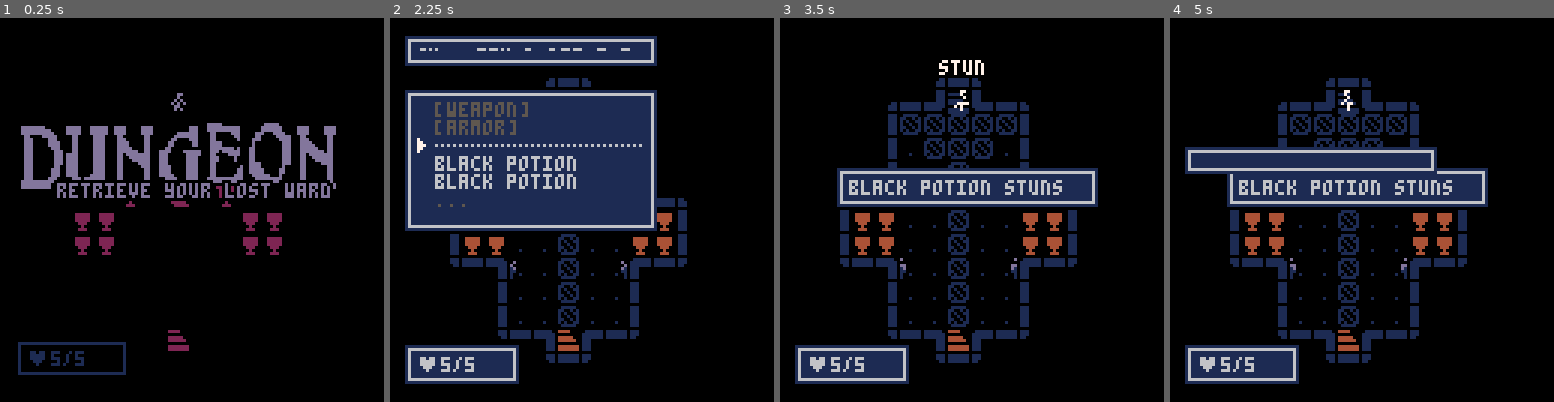
Above: before the commit, frames 1-4 (left to right).
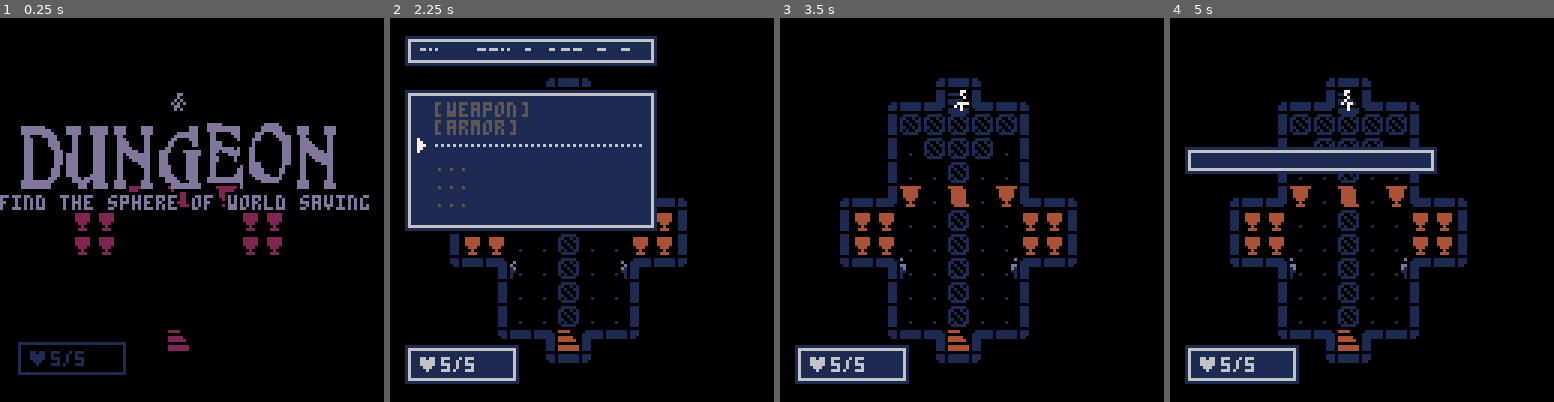
Above: after the commit, the same moments.

Repository: Aeklad/pico8
Game: PICO-8 cartridge rogue.p8
The game is run twice, just before and just after one commit, with the same random seed, the same clock (stepped at 60 frames per second) and the same inputs.
Inputs:
- Up to frame 1 (0.25 s): no input
- Up to frame 2 (2.25 s): tap O (Z key) at 0.33, 0.7, 1.43, 2.22 s; tap X (X key) at 1.07, 2.07 s; hold Left from 1.97 s (still down)
- Up to frame 3 (3.5 s): release Left at 2.37 s; tap X (X key) every 0.33 s from 2.4 to 3.4 s; hold Down 2.42-2.82 s; hold Right from 2.87 s (still down); tap O (Z key) at 3.1 s
- Up to frame 4 (5 s): release Right at 3.53 s; hold Up 3.58-4.08 s; tap X (X key) every 0.33 s from 3.73 to 4.73 s; tap O (Z key) at 3.98, 4.87 s; hold Right 4.13-4.53 s; hold Down from 4.58 s (still down)

The runs differ from the first frame. In frame 1, 2.9% of the frame differs, in the area x 0-97%, y 42-50%; in frame 2, 1.3%; in frame 3, 6.4%, in the area x 14-83%, y 10-50%; in frame 4, 5.4%.

Commit message:
more tweaks

Diff:
--- a/rogue.p8
+++ b/rogue.p8
@@ -15,15 +15,15 @@
  itm_minf=explodeval("1,2,3,4,5,6,1,2,3,4,5,6,1,1,1,1,1,1,1,2,3,4")
  itm_maxf=explodeval("3,4,5,6,7,8,3,4,5,6,7,8,8,8,8,8,8,8,4,6,7,8")
  itm_desc=explode(",,,,,,,,,,,, heals, heals a lot, increases hp, stuns, is cursed, is blessed,,,,")
- mob_name=explode("player,slime,giant bat,skeleton,goblin,hydra,troll,cyclops,zorn")
+ mob_name=explode("player,slime    ,giant bat,skeleton ,goblin   ,hydra    ,troll    ,cyclops   ,zorn     ")
  mob_ani=explodeval("240,192,196,200,204,208,212,216,220")
  mob_hp=explodeval("5,1,2,3,3,4,5,14,8")
  mob_los=explodeval("4,4,4,4,4,4,4,4,4")
  mob_atk=explodeval("1,1,2,1,2,3,3,5,5")
  mob_minf=explodeval("1,1,2,3,4,5,6,7,8")
- mob_maxf=explodeval("8,8,8,8,8,8,8,8,8")
+ mob_maxf=explodeval("3,5,6,7,8,8,8,8,8")
  mob_spec=explode(",,,divdes,steals food,stun,ghost,slow,sleep")
- mob_loot=explodeval("13,14,15,16,17,18,19,20,21,22")
+ mob_loot=explodeval("0,0,0,0,0,0,1,2,3,4,5,6,7,8,9,10,11,12,13,14")
  crv_sig=explodeval("255,214,124,179,233")
  crv_msk=explodeval("0,9,3,12,6")
  free_sig=explodeval("0,0,0,0,16,64,32,128,161,104,84,146")
@@ -64,22 +64,18 @@
  tani=0
  fadeperc=1
  buttbuff=-1
-
  logo_t=240
  logo_y=35
  skipai=false
  win=false
- winfloor=9
+ winfloor=1
  mob={}
  dmob={}
  p_mob=addmob(1,1,1)
-
  p_t=0
  inv,eqp={},{}
  makeipool()
  foodnames()
- takeitem(16)
- takeitem(16)
  wind={}
  float={}
  talkwind = nil
@@ -315,7 +311,7 @@
   palt(0,false)
   spr(144,7,logo_y,14,3)
   palt()
-  oprint8("retrieve your lost ward",19,logo_y+20,7,0)
+  oprint8("find the sphere of world saving",0,logo_y+24,7,0)
  end
 end
 
@@ -327,22 +323,13 @@
   end
   draw_spr(get_frame(m.ani),m.x*8+m.ox,m.y*8+m.oy,col,m.flp)
 end
---function draw_gover()
--- cls(2)
--- print("u dead",50,50,7)
---end
---
---function draw_win()
--- cls(2)
--- print("u win",50,50,7)
---end
 
 function draw_gover()
  cls()
  palt(12,true)
  spr(gover_spr,gover_x,30,gover_w,2)
  if not win then
-  print("killed by a "..st_killer,28,46,6)
+  print("killed by a "..st_killer,25,46,6)
  end
  palt()
  color(5)
@@ -581,7 +568,7 @@
   --stone tablet
   if floor==0 then
    sfx(54)
-   showtalk(explode(" welcom to gip!, please be careful, it's super dangerous, "))
+   showtalk(explode(" these depths hide, a great power..., beware adventurer, danger awaits "))
   end
  elseif tle==110 then
   win=true
@@ -657,9 +644,9 @@
    st_killer=atkm.name
   end
   add(dmob,defm)
-  defm.loot=flr(rnd()*13+(5+floor))
+  defm.loot=getrnd(mob_loot)+floor--flr(rnd()*13+(5+floor))
   if freeinvslot()>0 then
-   if defm.loot>12 and defm.loot<23 then
+   if defm.loot>12 then
     takeitem(defm.loot)
     if defm!=p_mob then
      showmsg("found! "..itm_name[defm.loot],60)
@@ -712,16 +699,18 @@
   return false
  elseif p_mob.hp<=0 then
   music(21)
-  gover_spr, gover_x, gover_w=80,28,0
+  gover_spr, gover_x, gover_w=80,28,8
   showgover()
   return false
  end
  return true
 end
+
 function showgover()
  wind,_upd,_drw={},update_gover,draw_gover
  fadeout(0.02)
 end
+
 function los(x1,y1,x2,y2)
  local frst,sx,sy,dx,dy=true
  if dist(x1,y1,x2,y2)== 1 then return true end
@@ -844,9 +833,11 @@
 function throw()
  local tx,ty=throwtile()
  local itm=inv[thrslt]
+ inv[thrslt]=nil
  sfx(52)
  if inbounds(tx,ty) then
   local mb=getmob(tx,ty)
+  local tle=mget(tx,ty)
   if mb then
    if itm_type[itm]=="fud" then
     eat(itm,mb)
@@ -854,10 +845,11 @@
     hitmob(nil,mb,itm_stat1[itm])
     sfx(58)
    end
+  elseif tle then
+   trig_bump(tle,tx,ty)
   end
  end
  mobbump(p_mob,thrdx,thrdy)
- inv[thrslt]=nil
  p_t=0
  _upd=update_pturn
 end
@@ -1413,7 +1405,6 @@
   placeflags()
   carvedoors()
 until #flaglib==1
- debug[1]=#flaglib
  carvescuts()
  startend()
  fillends()
@@ -1956,9 +1947,9 @@
 00000000000000000000000011111110111011101111111011111110111111101110000000001110000011101110111000000000111000000000000000000000
 00000000000000000000000011111110111011100111111001111100111111001110000000001110000011101110111000000000111000000000000080000008
 00000000000000000000000000000000000000000000000000000000000000000000000000000000000000000000000000000000000000000000000088000088
-d000000000000000000000d000000000011111001101111000000000100000001010010000000000000000100000000000000000000000000111111000000000
+d000000000000000000000d000000000011111001101111000000000100000001010010000000000000000100000000000000000110111100111111011011110
 000000000d0000000000000000000d00110010100000000010000000101000100001100010101010001000100100010000001000000000111666666111000000
-dd000000d000000000000dd0000000d0101001101110111010100000101010101010010000000000010000000000000001000000000001666666666616100000
+dd000000d000000000000dd0000000d0101001101110111010100000101010101010010000000000010000000000000001000000111101666666666616101110
 1d0000001d00000000000d1000000d10100100101001001010100010101010100000000001010100001101000010001000000000000016171717676666610000
 11000000110000000000011000000110110010101100101000101010101010100101001000000000001100000000011010110100000161767676767661661000
 10010000100100000001001000010010101001101010011000100000101010101000110010101010001010000100011000100000001617677777777761666100
@@ -2185,149 +2176,149 @@
 0000050500000303030103010307020005050505050505050505050505050505050505050505050505050505050505050505050505050505050505050505000000000000000004040000000000000000000000000000000000000000000000000000000000000000000000000000030000000000000000000000000000000000
 0000000000000000000000000000000000000000000000000000000000000000000000000000000000000000000000000000000000000000000000000000000000000000000000000000000000000000000000000000000000000000000000000000000000000000000000000000000000000000000000000000000000000000
 __map__
-0202020202020202020202010202020203030303030303030303030303030303030303030303030303030303030303030202020202020202020202020202020200000000000000000000000000000000000000000000000000000000000000000000000000000000000000000000000000000000000000000000000000000000
-02010201010201010101010101010e0203030303030303030303030303030303030303030303030303030303030303030202020202020202020202020202020200000000000000000000000000000000000000000000000000000000000000000000000000000000000000000000000000000000000000000000000000000000
-02010201010601020a0101010201010203030303030310111203030303030303030303030303030303030303030303030202020202020202020202020202020200000000000000000000000000000000000000000000000000000000000000000000000000000000000000000000000000000000000000000000000000000000
-02010201010101020101020d020d0202030303031011240f2311120303030303030303030303030303030303030303030202020202020202020202020202020200000000000000000000000000000000000000000000000000000000000000000000000000000000000000000000000000000000000000000000000000000000
-0101010101010102c00202010201010203030303204444444444220303030303030303030310111111111112030303030202020202020202020202020202020200000000000000000000000000000000000000000000000000000000000000000000000000000000000000000000000000000000000000000000000000000000
-0201010101010101020202020202060203030303200144444401220303030303030303030320040404040422030303030202020202020202020202020202020200000000000000000000000000000000000000000000000000000000000000000000000000000000000000000000000000000000000000000000000000000000
-020f010101010101010101010101c00203030303200101440101220303030303030303030320014d4e4f0122030303030202020202020202020202020202020200000000000000000000000000000000000000000000000000000000000000000000000000000000000000000000000000000000000000000000000000000000
-020202020d020d0202020202020d020203031011240801060108231112030303030303030320015d5e5f0122030303030202020202020202020202020202020200000000000000000000000000000000000000000000000000000000000000000000000000000000000000000000000000000000000000000000000000000000
-02c0010d01010101020101010101010203032007070101440101070722030303030303030320016d6e6f0122030303030202020202020202020202020202020200000000000000000000000000000000000000000000000000000000000000000000000000000000000000000000000000000000000000000000000000000000
-0201010201010101020107070701010203032007070101440101070722030303030303030320017d7e7f0122030303030202020202020202020202020202020200000000000000000000000000000000000000000000000000000000000000000000000000000000000000000000000000000000000000000000000000000000
-020c010201010601020801c0c00107020303303114400144014213313203030303030303033031140f133132030303030202020202020202020202020202020200000000000000000000000000000000000000000000000000000000000000000000000000000000000000000000000000000000000000000000000000000000
-0201010201010101020101c008c0070203030303200101440101220303030303030303030303033031320303030303030202020202020202020202020202020200000000000000000000000000000000000000000000000000000000000000000000000000000000000000000000000000000000000000000000000000000000
-0201010d010101010d0101080807080203030303200101440101220303030303030303030303030303030303030303030202020202020202020202020202020200000000000000000000000000000000000000000000000000000000000000000000000000000000000000000000000000000000000000000000000000000000
-02020202020202020202020202020202030303033031140e1331320303030303030303030303030303030303030303030202020202020202020202020202020200000000000000000000000000000000000000000000000000000000000000000000000000000000000000000000000000000000000000000000000000000000
-0202020202020202020202020202020203030303030330313203030303030303030303030303030303030303030303030202020202020202020202020202020200000000000000000000000000000000000000000000000000000000000000000000000000000000000000000000000000000000000000000000000000000000
-0202020202020202020202020202020203030303030303030303030303030303030303030303030303030303030303030202020202020202020202020202020200000000000000000000000000000000000000000000000000000000000000000000000000000000000000000000000000000000000000000000000000000000
-…(130 lines of a section not shown)…
+0202020202020202020202010202020203030303030303030303030303030303000000000000000000000000000000000202020202020202020202020202020200000000000000000000000000000000000000000000000000000000000000000000000000000000000000000000000000000000000000000000000000000000
+02010201010201010101010101010e0203030303030303030303030303030303000000000000000000000000000000000202020202020202020202020202020200000000000000000000000000000000000000000000000000000000000000000000000000000000000000000000000000000000000000000000000000000000
+02010201010601020a0101010201010203030303030310111203030303030303000000000010111111111112000000000202020202020202020202020202020200000000000000000000000000000000000000000000000000000000000000000000000000000000000000000000000000000000000000000000000000000000
+02010201010101020101020d020d0202030303031011240f2311120303030303000000000020044d4e4f0422000000000202020202020202020202020202020200000000000000000000000000000000000000000000000000000000000000000000000000000000000000000000000000000000000000000000000000000000
+0101010101010102c00202010201010203030303204444444444220303030303000000000020015d5e5f0122000000000202020202020202020202020202020200000000000000000000000000000000000000000000000000000000000000000000000000000000000000000000000000000000000000000000000000000000
+0201010101010101020202020202060203030303200144444401220303030303000000000020406d6e6f4222000000000202020202020202020202020202020200000000000000000000000000000000000000000000000000000000000000000000000000000000000000000000000000000000000000000000000000000000
+020f010101010101010101010101c00203030303200101440101220303030303000000000020014444440122000000000202020202020202020202020202020200000000000000000000000000000000000000000000000000000000000000000000000000000000000000000000000000000000000000000000000000000000
+020202020d020d0202020202020d020203031011240801060108231112030303000000000020404444444222000000000202020202020202020202020202020200000000000000000000000000000000000000000000000000000000000000000000000000000000000000000000000000000000000000000000000000000000
+02c0010d01010101020101010101010203032007070101440101070722030303000000000020014444440122000000000202020202020202020202020202020200000000000000000000000000000000000000000000000000000000000000000000000000000000000000000000000000000000000000000000000000000000
+0201010201010101020107070701010203032007070101440101070722030303000000000020404444444222000000000202020202020202020202020202020200000000000000000000000000000000000000000000000000000000000000000000000000000000000000000000000000000000000000000000000000000000
+020c010201010601020801c0c001070203033031144001440142133132030303000000000030140144011332000000000202020202020202020202020202020200000000000000000000000000000000000000000000000000000000000000000000000000000000000000000000000000000000000000000000000000000000
+0201010201010101020101c008c0070203030303200101440101220303030303000000000000200144012200000000000202020202020202020202020202020200000000000000000000000000000000000000000000000000000000000000000000000000000000000000000000000000000000000000000000000000000000
+0201010d010101010d0101080807080203030303200101440101220303030303000000000000204044422200000000000202020202020202020202020202020200000000000000000000000000000000000000000000000000000000000000000000000000000000000000000000000000000000000000000000000000000000
+02020202020202020202020202020202030303033031140e1331320303030303000000000000200101012200000000000202020202020202020202020202020200000000000000000000000000000000000000000000000000000000000000000000000000000000000000000000000000000000000000000000000000000000
+020202020202020202020202020202020303030303033031320303030303030300000000000030140f133200000000000202020202020202020202020202020200000000000000000000000000000000000000000000000000000000000000000000000000000000000000000000000000000000000000000000000000000000
+0202020202020202020202020202020203030303030303030303030303030303000000000000003031320000000000000202020202020202020202020202020200000000000000000000000000000000000000000000000000000000000000000000000000000000000000000000000000000000000000000000000000000000
+…(130 lines of a section not shown)…
